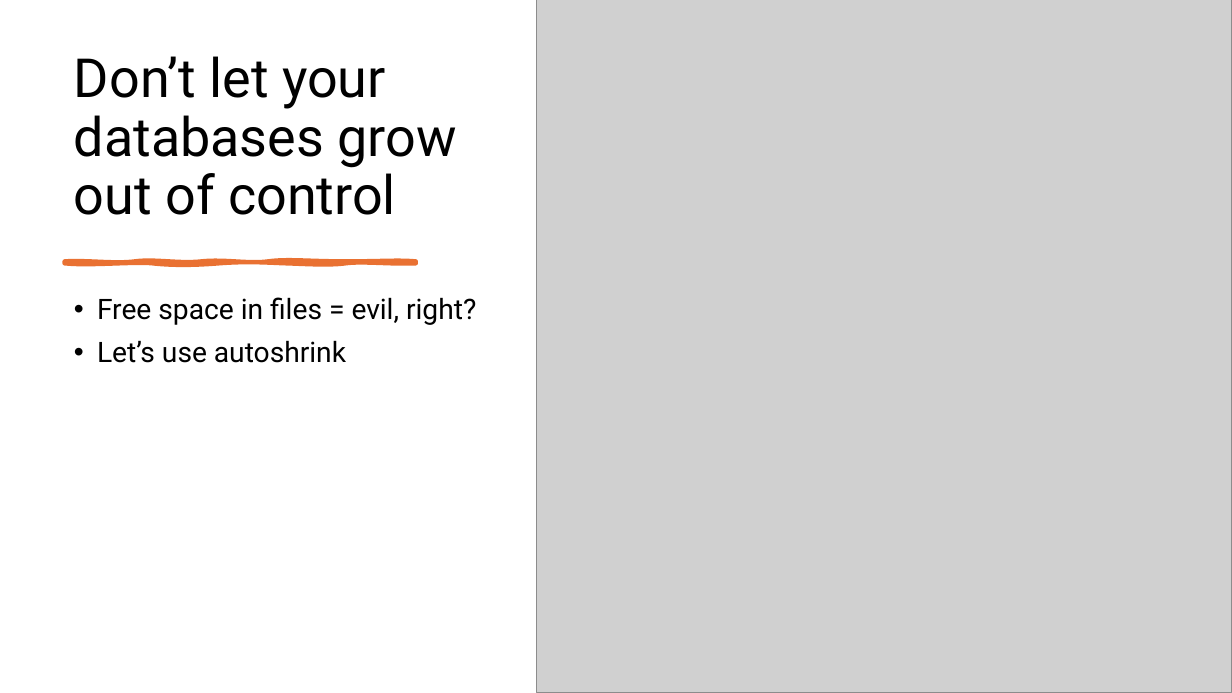
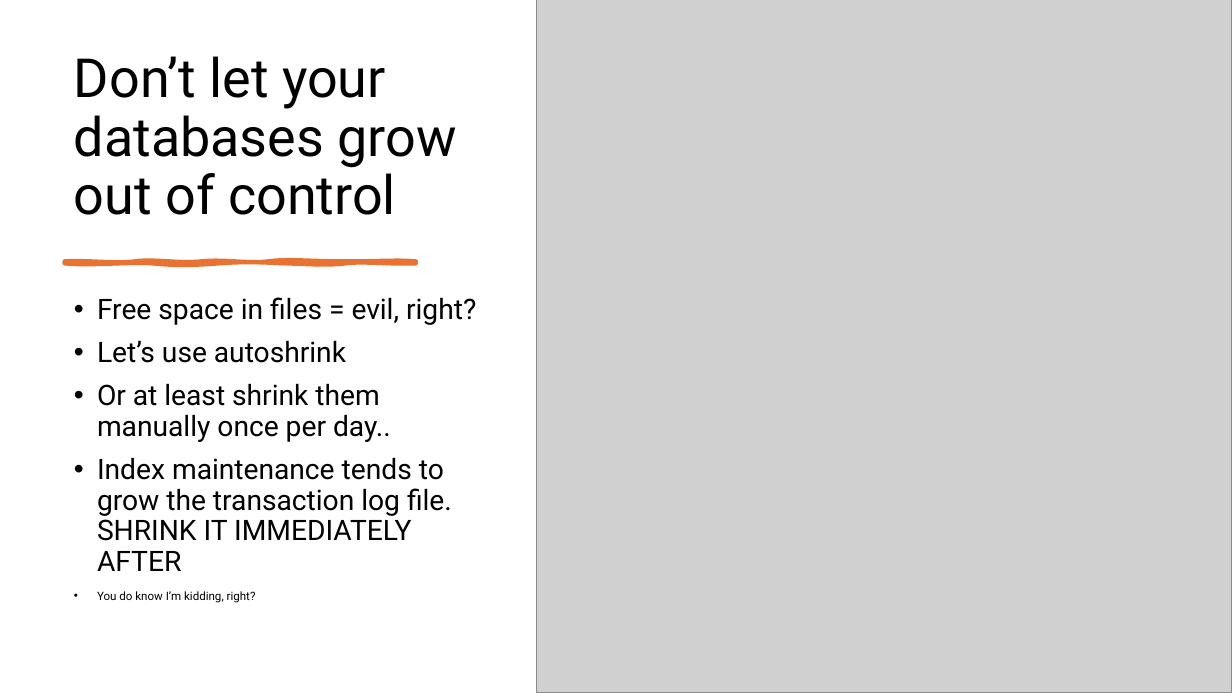
Before and after one commit to transmokopter/Presentations, a slide deck: slide 5 of sql-server-worst-practices/sql-server-worst-practices.pptx. Drawn at 1232x693 pixels with LibreOffice and Linux fonts; fonts in the diff are those of the drawing; grey boxes stand for pictures. Boxes give left, top, right and bottom in pixels: in the first picture for what was removed or moved away, otherwise in the second. Text is boxed around its words. In the diff, an @@ line names an element or a change of style, - is before the commit and + after.

```diff
--- a/sql-server-worst-practices/sql-server-worst-practices.pptx
+++ b/sql-server-worst-practices/sql-server-worst-practices.pptx
@@ text at (x1=97, y1=383, x2=452, y2=603): paragraphs added @@
+• Or at least shrink them manually once per day..
+• Index maintenance tends to grow the transaction log file. SHRINK IT IMMEDIATELY AFTER
+• You do know I’m kidding, right?
```
Also in this commit, not shown: 7 slides added, 8 other files.
